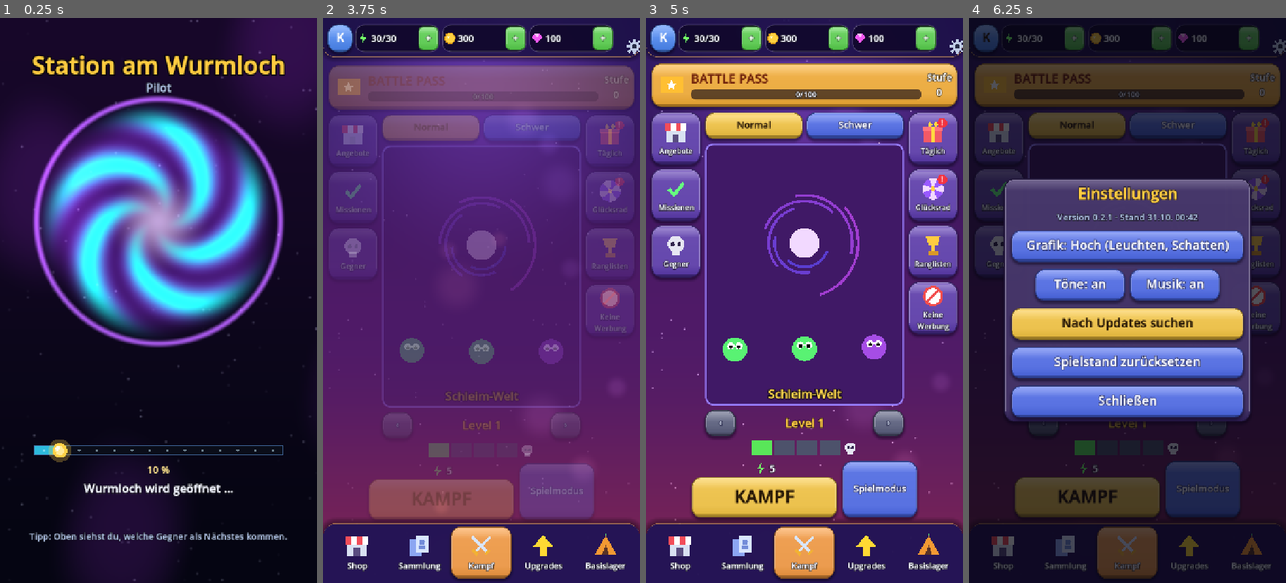
Above: before the commit, frames 1-4 (left to right).
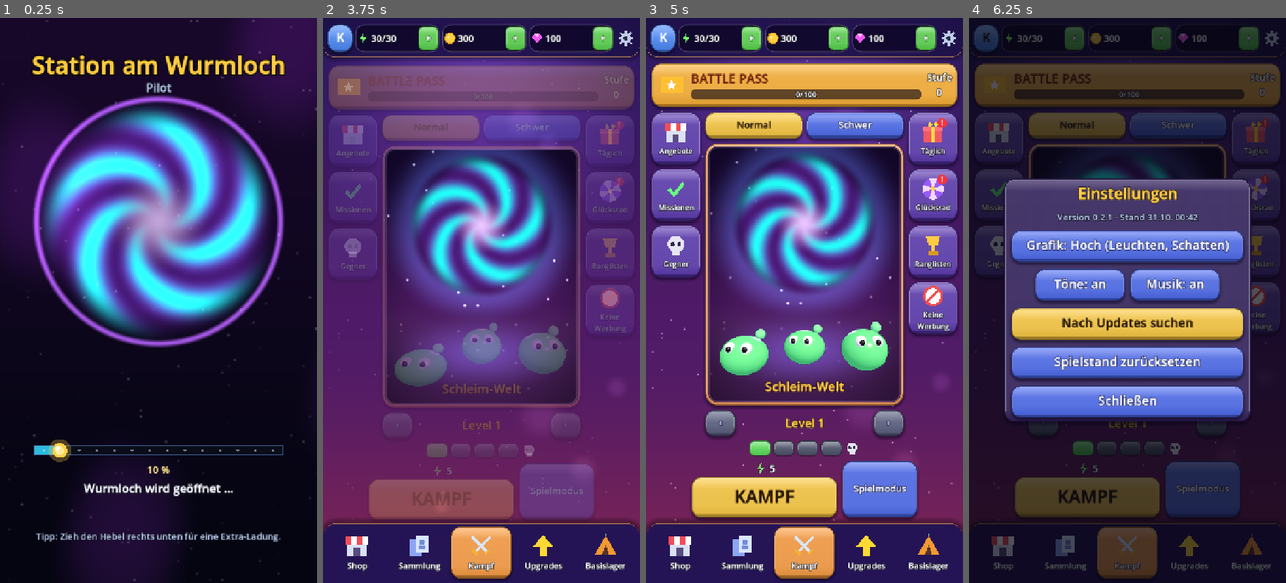
Above: after the commit, the same moments.

Repository: ramonweihmann-ops/Handy-App-Tower-Defense_-No-Name
Game: Godot game, scene res://scenes/main.tscn
The game is run twice, just before and just after one commit, with the same random seed, the same clock (stepped at 60 frames per second) and the same inputs. Sound files missing from this copy of the repository are replaced by a short silence.
Inputs (mouse positions are in pixels of both pictures, inside the frame that each line leads up to):
- Up to frame 1 (0.25 s): no input
- Up to frame 2 (3.75 s): move the mouse to (481, 470) at 0.52 s; click (481, 470) at 0.67 s; move the mouse to (418, 328) at 1.27 s; click (418, 328) at 1.42 s; move the mouse to (513, 176) at 2.02 s; click (513, 176) at 2.17 s; move the mouse to (465, 413) at 2.77 s; click (465, 413) at 2.92 s; move the mouse to (576, 385) at 3.52 s; click (576, 385) at 3.67 s
- Up to frame 3 (5 s): click "Normal" at 4.25 s
- Up to frame 4 (6.25 s): click "Normal" at 5 s; click "K" at 5.75 s

The runs differ from the first frame. In frame 1, 0.6% of the frame differs, in the area x 9-91%, y 91-93%; in frame 2, 21%; in frame 3, 21%, in the area x 18-100%, y 2-78%; in frame 4, 1.0%.

Commit message:
Levelbild mit Wurmloch und echten 3D-Gegnern, Kopfleiste repariert
- Kampf-Reiter: runder Rahmen, wirbelndes Wurmloch in den Farben der Welt,
  davor tänzeln die Gegner der Welt in 3D, beim Boss-Level der Boss
- Zahnrad oben rechts sitzt wieder im Bild, Level-Abschnitte rund
- Menütest prüft die Kopfleiste in Handybreite und die Levelbilder

Co-Authored-By: Claude Opus 5.5 <noreply@anthropic.com>
Claude-Session: https://claude.ai/code/session_01NwX5XbY2Qvumx1eymUyNiA

Diff:
--- a/game/scripts/ui/main_menu.gd
+++ b/game/scripts/ui/main_menu.gd
@@ -155,7 +155,11 @@
 	gear.custom_minimum_size = Vector2(44, 64)
 	gear.flat = true
 	var gi := Icon.make("gear", 38)
-	gi.set_anchors_and_offsets_preset(Control.PRESET_CENTER)
+	gi.set_anchors_preset(Control.PRESET_CENTER)
+	gi.offset_left = -19
+	gi.offset_right = 19
+	gi.offset_top = -19
+	gi.offset_bottom = 19
 	gear.add_child(gi)
 	gear.pressed.connect(_open_settings)
 	row.add_child(gear)
@@ -178,6 +182,8 @@
 	h.add_child(Icon.make(icon, 28))
 	var l := UiKit.label("0", 21, UiKit.C_TEXT, HORIZONTAL_ALIGNMENT_LEFT)
 	l.size_flags_horizontal = Control.SIZE_EXPAND_FILL
+	l.clip_text = true
+	l.custom_minimum_size = Vector2(40, 0)
 	l.vertical_alignment = VERTICAL_ALIGNMENT_CENTER
 	h.add_child(l)
 	var plus := Button.new()
@@ -463,7 +469,7 @@
 	center.add_theme_constant_override("separation", 10)
 	mid.add_child(center)
 	center.add_child(_toggle([["normal", "Normal"], ["schwer", "Schwer"]], "schwer" if hard else "normal", _set_difficulty))
-	var card := StageCard.new()
+	var card := StageScene.new()
 	card.level = selected_level
 	card.hard = hard
 	card.size_flags_vertical = Control.SIZE_EXPAND_FILL
@@ -553,9 +559,9 @@
 			var ic := Icon.make("skull", 34)
 			row.add_child(ic)
 		else:
-			var r := ColorRect.new()
-			r.color = col
-			r.custom_minimum_size = Vector2(46, 18)
+			var r := Panel.new()
+			r.add_theme_stylebox_override("panel", UiKit.candy(col, 11, "bar"))
+			r.custom_minimum_size = Vector2(48, 24)
 			row.add_child(r)
 	return row
 
@@ -1466,48 +1472,6 @@
 		draw_string(font, Vector2(0, c.y + fs * 0.36), text, HORIZONTAL_ALIGNMENT_CENTER, size.x, fs, Color(1, 1, 1))
 
 
-## Bild des gewählten Levels: Wurmloch und Schleimwesen.
-class StageCard extends Control:
-	var level := 1
-	var hard := false
-	var _t := 0.0
-
-	func _process(delta: float) -> void:
-		_t += delta
-		queue_redraw()
-
-	func _draw() -> void:
-		var r := Rect2(Vector2.ZERO, size)
-		var sb := UiKit.box(Color(0.25, 0.1, 0.4) if not hard else Color(0.4, 0.08, 0.15), 18, 4, Color(0.6, 0.5, 1.0) if not hard else Color(1.0, 0.4, 0.4))
-		draw_style_box(sb, r)
-		var c := Vector2(size.x * 0.5, size.y * 0.38)
-		var rad := minf(size.x, size.y) * 0.3
-		for k in 6:
-			var a := _t * 0.8 + k * TAU / 6.0
-			draw_arc(c, rad * (0.4 + k * 0.1), a, a + 2.0, 24, Color(0.4 + k * 0.08, 0.3, 1.0, 0.7), 6.0)
-		draw_circle(c, rad * 0.25, Color(0.95, 0.85, 1.0))
-		# Schleimwesen vor dem Wurmloch
-		var n := mini(2 + level, 6)
-		for i in n:
-			var x := size.x * (0.15 + 0.7 * float(i) / maxf(1.0, n - 1))
-			var y := size.y * 0.78 + sin(_t * 4.0 + i) * 4.0
-			var zombies := GameData.world_of(level) == 1
-			var col := (Color(0.35, 0.95, 0.45) if i % 3 != 2 else Color(0.65, 0.3, 0.9)) if not zombies else (Color(0.5, 0.65, 0.4) if i % 3 != 2 else Color(0.45, 0.47, 0.5))
-			draw_circle(Vector2(x, y), 28.0, col)
-			draw_circle(Vector2(x - 9, y - 8), 8.0, Color(1, 1, 1))
-			draw_circle(Vector2(x + 9, y - 8), 8.0, Color(1, 1, 1))
-			draw_circle(Vector2(x - 9, y - 6), 4.0, Color(0, 0, 0))
-			draw_circle(Vector2(x + 9, y - 6), 4.0, Color(0, 0, 0))
-		if GameData.is_boss_level(level):
-			draw_circle(Vector2(size.x * 0.5, size.y * 0.6), 34.0, Color(0.95, 0.25, 0.75) if GameData.world_of(level) == 0 else Color(0.55, 0.8, 0.3))
-			for k in 3:
-				draw_circle(Vector2(size.x * 0.5 - 14 + k * 14, size.y * 0.57), 6.0, Color(1, 1, 1))
-		var font := ThemeDB.fallback_font
-		var title := "%s%s" % [GameData.world_name(level), " · Schwer" if hard else ""]
-		draw_string_outline(font, Vector2(0, size.y - 16), title, HORIZONTAL_ALIGNMENT_CENTER, size.x, 26, 8, Color(0, 0, 0, 0.8))
-		draw_string(font, Vector2(0, size.y - 16), title, HORIZONTAL_ALIGNMENT_CENTER, size.x, 26, Color(1, 0.85, 0.3))
-
-
 ## Glücksrad mit 8 Feldern.
 class Wheel extends Control:
 	var angle := 0.0
--- /dev/null
+++ b/game/scripts/ui/stage_scene.gd
@@ -0,0 +1,132 @@
+class_name StageScene
+extends Control
+## Bild des gewählten Levels im Kampf-Reiter: ein runder, glänzender Rahmen, dahinter das
+## Wurmloch in den Farben der Welt und davor die echten 3D-Gegner dieser Welt, die auf der
+## Stelle tänzeln. Beim Boss-Level steht der Boss in der Mitte.
+
+const FRAME := 7.0
+
+var level := 1
+var hard := false
+
+var _bg: ColorRect
+var _mat: ShaderMaterial
+var _view: SubViewportContainer
+var _enemies: Array[Enemy] = []
+var _t := 0.0
+var _title: Label
+
+
+func _ready() -> void:
+	mouse_filter = Control.MOUSE_FILTER_IGNORE
+	var w: Dictionary = GameData.WORLDS[GameData.world_of(level)]
+	_bg = ColorRect.new()
+	_bg.mouse_filter = Control.MOUSE_FILTER_IGNORE
+	_mat = ShaderMaterial.new()
+	_mat.shader = preload("res://shaders/stage_bg.gdshader")
+	_mat.set_shader_parameter("c1", w["c1"])
+	_mat.set_shader_parameter("c2", w["c2"])
+	if GameData.world_of(level) == 1:
+		_mat.set_shader_parameter("sky_top", Color(0.05, 0.1, 0.08))
+		_mat.set_shader_parameter("sky_bottom", Color(0.18, 0.26, 0.14))
+		_mat.set_shader_parameter("ground", Color(0.3, 0.36, 0.2))
+	if hard:
+		_mat.set_shader_parameter("sky_top", Color(0.18, 0.03, 0.06))
+		_mat.set_shader_parameter("sky_bottom", Color(0.4, 0.08, 0.12))
+		_mat.set_shader_parameter("ground", Color(0.5, 0.15, 0.15))
+	_bg.material = _mat
+	add_child(_bg)
+	_build_view()
+	_title = UiKit.label("%s%s" % [GameData.world_name(level), " · Schwer" if hard else ""], 28, UiKit.C_GOLD)
+	_title.add_theme_constant_override("outline_size", 10)
+	_title.add_theme_color_override("font_outline_color", Color(0.15, 0.03, 0.2, 0.9))
+	add_child(_title)
+	resized.connect(_layout)
+	_layout()
+
+
+func _layout() -> void:
+	var inner := Rect2(Vector2(FRAME, FRAME), size - Vector2(FRAME, FRAME) * 2.0)
+	_bg.position = inner.position
+	_bg.size = inner.size
+	_mat.set_shader_parameter("px_size", inner.size)
+	_mat.set_shader_parameter("radius", 22.0)
+	_view.position = inner.position
+	_view.size = inner.size
+	_title.position = Vector2(0, size.y - 62)
+	_title.size = Vector2(size.x, 40)
+
+
+func _build_view() -> void:
+	_view = SubViewportContainer.new()
+	_view.stretch = true
+	_view.mouse_filter = Control.MOUSE_FILTER_IGNORE
+	add_child(_view)
+	var vp := SubViewport.new()
+	vp.own_world_3d = true
+	vp.transparent_bg = true
+	vp.msaa_3d = Viewport.MSAA_2X
+	vp.render_target_update_mode = SubViewport.UPDATE_WHEN_VISIBLE
+	_view.add_child(vp)
+	var env := WorldEnvironment.new()
+	var e := Environment.new()
+	e.background_mode = Environment.BG_CLEAR_COLOR
+	e.ambient_light_source = Environment.AMBIENT_SOURCE_COLOR
+	e.ambient_light_color = Color(0.75, 0.7, 0.95)
+	e.ambient_light_energy = 0.7
+	e.tonemap_mode = Environment.TONE_MAPPER_FILMIC
+	env.environment = e
+	vp.add_child(env)
+	var key := DirectionalLight3D.new()
+	key.rotation_degrees = Vector3(-40, 20, 0)
+	key.light_energy = 1.2
+	key.light_color = Color(1.0, 0.92, 0.85)
+	vp.add_child(key)
+	var rim := DirectionalLight3D.new()
+	rim.rotation_degrees = Vector3(-15, 180, 0)
+	rim.light_energy = 1.4
+	rim.light_color = GameData.WORLDS[GameData.world_of(level)]["rim"]
+	vp.add_child(rim)
+	var cam := Camera3D.new()
+	# Breite festhalten: die Karte ist hochkant, alle Figuren sollen nebeneinander passen
+	cam.keep_aspect = Camera3D.KEEP_WIDTH
+	cam.fov = 44.0
+	cam.position = Vector3(0, 2.6, 9.0)
+	vp.add_child(cam)
+	# Blick über die Figuren hinweg, damit sie unten auf dem Boden stehen
+	cam.look_at(Vector3(0, 3.6, 0), Vector3.UP)
+	# Aufstellung: leichte Gegner vorne, stärkere dahinter, der Boss in der Mitte
+	var kinds: Array = GameData.WORLDS[GameData.world_of(level)]["kinds"]
+	var in_world := (level - 1) % GameData.LEVELS_PER_WORLD
+	var spots := [[kinds[0], Vector3(-1.9, 0, 1.2)], [kinds[0], Vector3(1.9, 0, 1.2)]]
+	if in_world >= 1:
+		spots.append([kinds[1], Vector3(-0.9, 0, 0.3)])
+	if in_world >= 2:
+		spots.append([kinds[2], Vector3(1.0, 0, -0.2)])
+	if GameData.is_boss_level(level):
+		spots = [[kinds[0], Vector3(-2.1, 0, 1.3)], [kinds[1], Vector3(2.1, 0, 1.1)], [kinds[3], Vector3(0, 0, -0.6)]]
+	elif in_world == 0:
+		spots.append([kinds[0], Vector3(0, 0, 0.0)])
+	for s in spots:
+		var en := Enemy.new()
+		en.process_mode = Node.PROCESS_MODE_DISABLED
+		en.position = s[1]
+		vp.add_child(en)
+		en.setup(String(s[0]), null, 1.0)
+		en.rotation.y = randf_range(-0.25, 0.25)
+		_enemies.append(en)
+
+
+func _process(delta: float) -> void:
+	_t += delta
+	for en in _enemies:
+		en._t += delta
+		en._visual.scale = Vector3.ONE
+		en._animate(delta, true)
+
+
+func _draw() -> void:
+	# Rahmen: weicher Schatten, warmes Gold-Lila, darauf Glanz
+	var r := Rect2(Vector2.ZERO, size)
+	var frame := Color(0.95, 0.6, 0.35) if not hard else Color(1.0, 0.4, 0.35)
+	draw_style_box(UiKit.candy(frame, 30, "panel"), r)
--- /dev/null
+++ b/game/shaders/stage_bg.gdshader
@@ -0,0 +1,53 @@
+shader_type canvas_item;
+// Bild des gewählten Levels im Menü: Blick durch das Wurmloch in die Welt der Gegner.
+// Abgerundete Ecken, weiche Vignette und ein leuchtender Boden für die Figuren.
+
+uniform vec2 px_size = vec2(400.0, 600.0);
+uniform float radius = 26.0;
+uniform vec3 c1 : source_color = vec3(0.62, 0.22, 1.0);
+uniform vec3 c2 : source_color = vec3(0.1, 0.9, 0.85);
+uniform vec3 sky_top : source_color = vec3(0.1, 0.04, 0.22);
+uniform vec3 sky_bottom : source_color = vec3(0.3, 0.1, 0.38);
+uniform vec3 ground : source_color = vec3(0.45, 0.2, 0.55);
+
+float hash(vec2 p) {
+	return fract(sin(dot(p, vec2(12.9898, 78.233))) * 43758.5453);
+}
+
+float rounded_box(vec2 p, vec2 half_size, float r) {
+	vec2 q = abs(p) - half_size + vec2(r);
+	return length(max(q, 0.0)) + min(max(q.x, q.y), 0.0) - r;
+}
+
+void fragment() {
+	vec2 uv = UV;
+	vec2 px = uv * px_size;
+	float aspect = px_size.x / px_size.y;
+	vec3 col = mix(sky_top, sky_bottom, smoothstep(0.0, 0.75, uv.y));
+	// Sterne
+	vec2 g = vec2(uv.x * aspect, uv.y) * 40.0;
+	float h = hash(floor(g));
+	col += vec3(1.0) * step(0.965, h) * smoothstep(0.32, 0.0, length(fract(g) - 0.5)) * (0.55 + 0.45 * sin(TIME * 1.7 + h * 40.0));
+	// Wurmloch
+	vec2 p = (uv - vec2(0.5, 0.3)) * vec2(aspect, 1.0) * 3.4;
+	float r = length(p);
+	float a = atan(p.y, p.x);
+	float swirl = sin(a * 5.0 + r * 11.0 - TIME * 1.6) * 0.5 + 0.5;
+	float ring = smoothstep(1.0, 0.72, r) * smoothstep(0.04, 0.45, r);
+	col = mix(col, mix(c1, c2, swirl) * (0.5 + swirl * 0.8), ring * 0.85);
+	col += vec3(1.0, 0.95, 1.0) * smoothstep(0.42, 0.0, r) * 0.75;
+	col += mix(c1, c2, 0.5) * smoothstep(1.4, 0.9, r) * smoothstep(0.85, 1.0, r) * 0.35;
+	// Boden mit weichem Licht unter den Figuren
+	float floor_y = smoothstep(0.6, 0.72, uv.y);
+	vec2 f = (uv - vec2(0.5, 0.8)) * vec2(1.0, 3.2);
+	col = mix(col, ground * (0.55 + 0.45 * (1.0 - uv.y)), floor_y * 0.85);
+	col += mix(c1, c2, 0.35) * smoothstep(0.55, 0.0, length(f)) * 0.35;
+	// Vignette
+	col *= 1.0 - 0.45 * smoothstep(0.35, 0.95, length((uv - 0.5) * vec2(1.2, 1.0)));
+	// abgerundete Ecken mit weicher Kante
+	float d = rounded_box(px - px_size * 0.5, px_size * 0.5, radius);
+	float alpha = clamp(0.5 - d, 0.0, 1.0);
+	// heller Innenrand
+	col += vec3(1.0, 0.9, 1.0) * smoothstep(3.0, 0.0, abs(d + 2.0)) * 0.18;
+	COLOR = vec4(col, alpha);
+}
--- a/game/tests/menu_smoke.gd
+++ b/game/tests/menu_smoke.gd
@@ -37,12 +37,19 @@
 			_report(m._content, 0)
 			for t in ["shop", "sammlung", "upgrades", "basis", "kampf"]:
 				m.show_tab(t)
+			# Levelbilder: Boss der ersten Welt, Zombie-Welt, Boss der zweiten Welt
+			for lvl in [5, 7, 10, 1]:
+				m.selected_level = lvl
+				m.show_tab("kampf")
 			m.sub_tab["sammlung"] = "booster"
 			m.show_tab("sammlung")
 			m.sub_tab["upgrades"] = "talente"
 			m.show_tab("upgrades")
 			print("SMOKE alle Reiter gebaut")
 		2:
+			# Handybreite nachstellen (720 Pixel), damit nichts über den Rand ragt
+			m._frame.offset_left = -360.0
+			m._frame.offset_right = 360.0
 			print("SMOKE held aufwerten: ", save.level_hero("dusty"), " stufe ", save.hero_level("dusty"))
 			print("SMOKE tech kaufen: ", save.buy_next_tech(), " anzahl ", save.tech_count())
 			print("SMOKE talent: ", save.draw_talent())
@@ -60,6 +67,12 @@
 		3:
 			var page: Control = m._content.get_child(m._content.get_child_count() - 1)
 			print("SMOKE reiter breite ", page.size.x, " inhalt ", m._content.size.x)
+			var top: Control = m._frame.get_child(0)
+			var parts := []
+			for c in top.get_child(0).get_children():
+				parts.append("%d-%d" % [c.position.x, c.position.x + c.size.x])
+			print("SMOKE kopfleiste breite ", top.size.x, " rahmen ", m._frame.size.x, " teile ", parts)
+			m._fit()
 			m.open_battle_pass()
 		4:
 			m._open_daily()
Not shown, added: game/scripts/ui/stage_scene.gd.uid
Not shown, added: game/shaders/stage_bg.gdshader.uid
